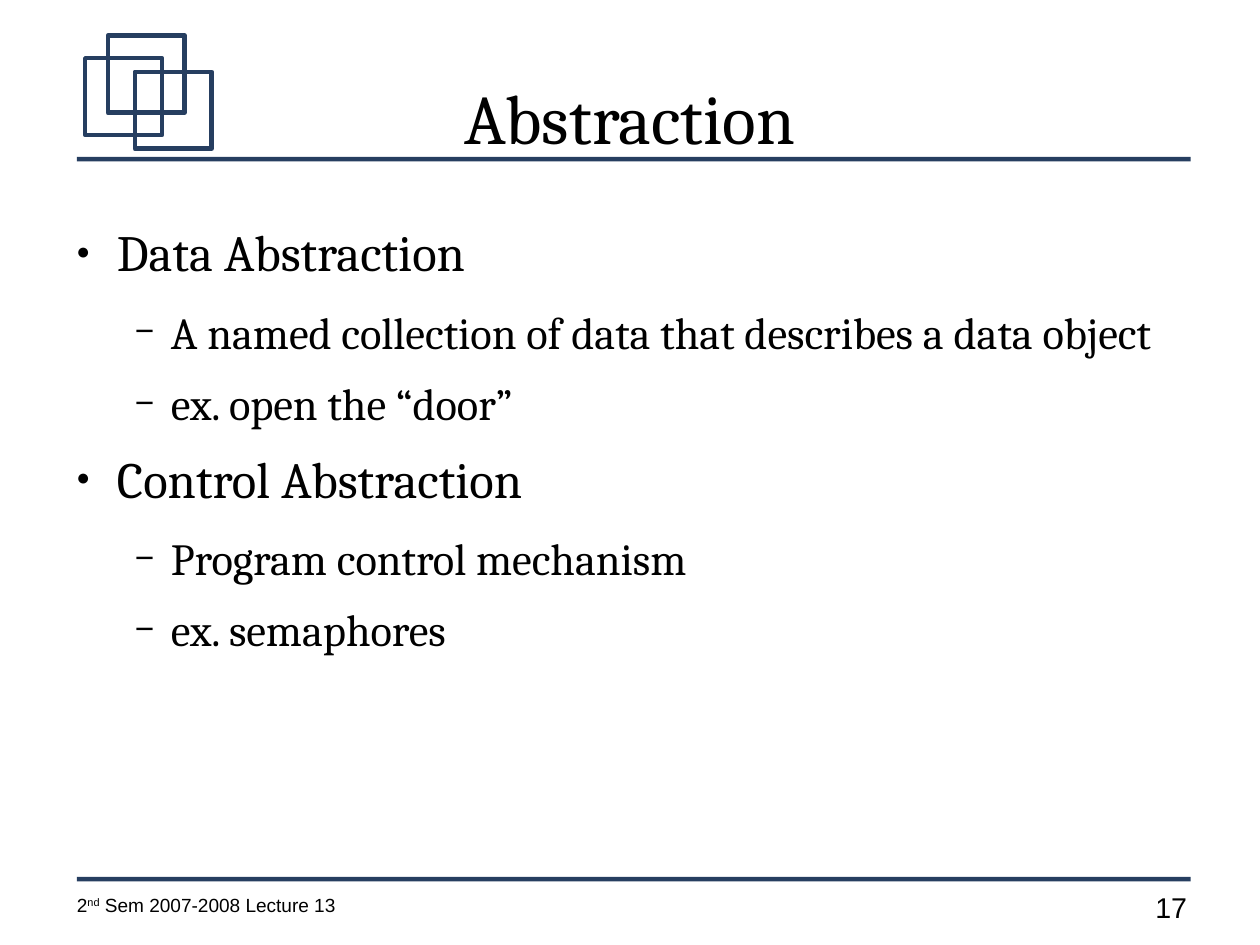
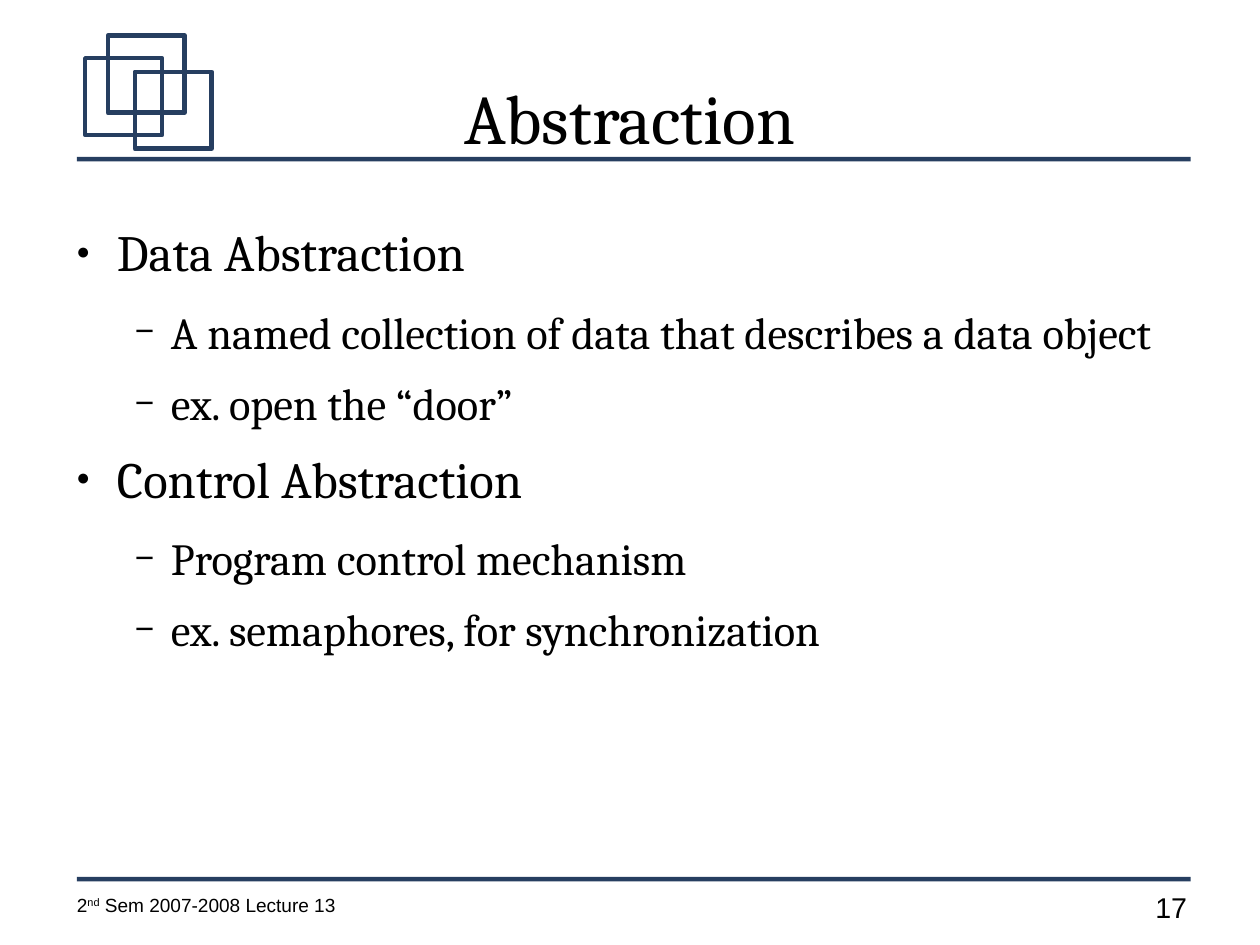
Before and after one commit to jachermocilla/jach-homepage, a slide deck: slide 17 of CMSC128-2nd-Sem-2007-L13.odp. Drawn at 1260x945 pixels with LibreOffice and Linux fonts; fonts in the diff are those of the drawing. Boxes give left, top, right and bottom in pixels: in the first picture for what was removed or moved away, otherwise in the second. Text is boxed around its words. In the diff, an @@ line names an element or a change of style, - is before the commit and + after.

```diff
--- a/CMSC128-2nd-Sem-2007-L13.odp
+++ b/CMSC128-2nd-Sem-2007-L13.odp
@@ text at (171, 614, 820, 656): text changed @@
-  − ex. semaphores
+  − ex. semaphores, for synchronization
```
Also in this commit, not shown: 5 other slides changed.
